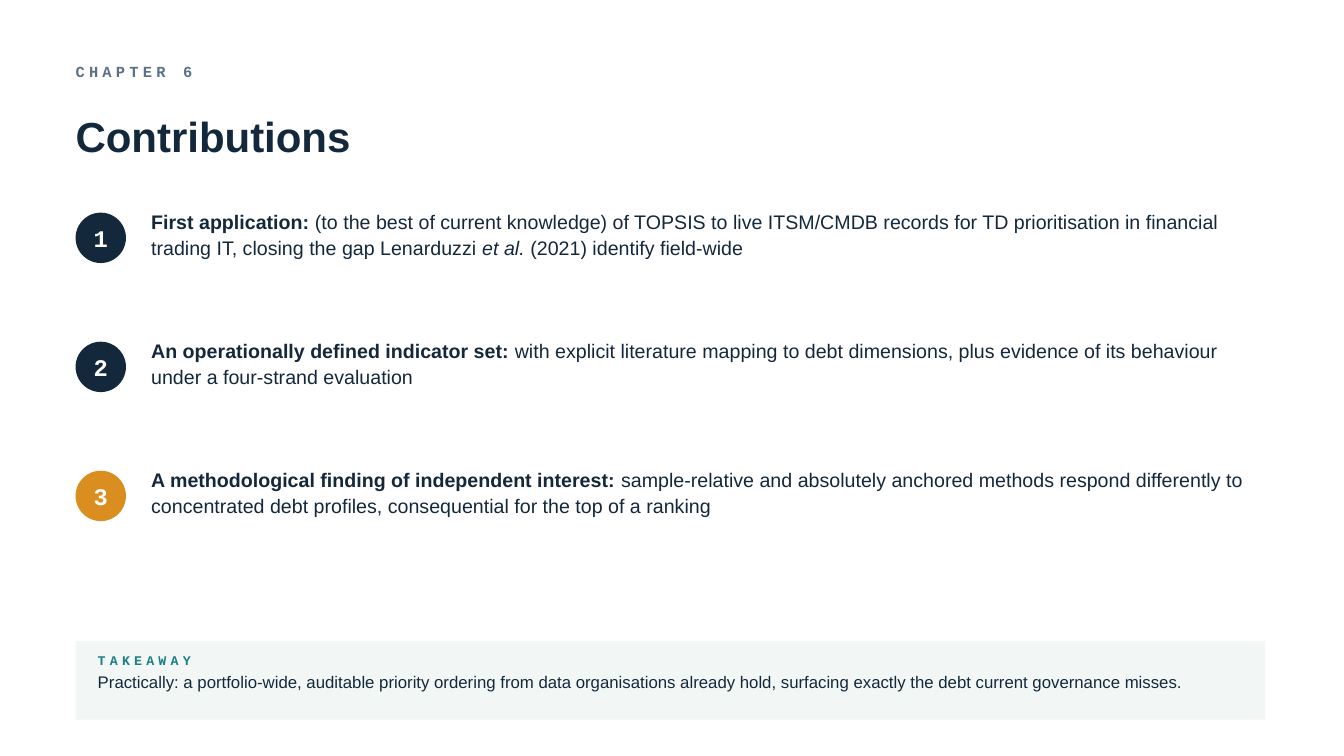
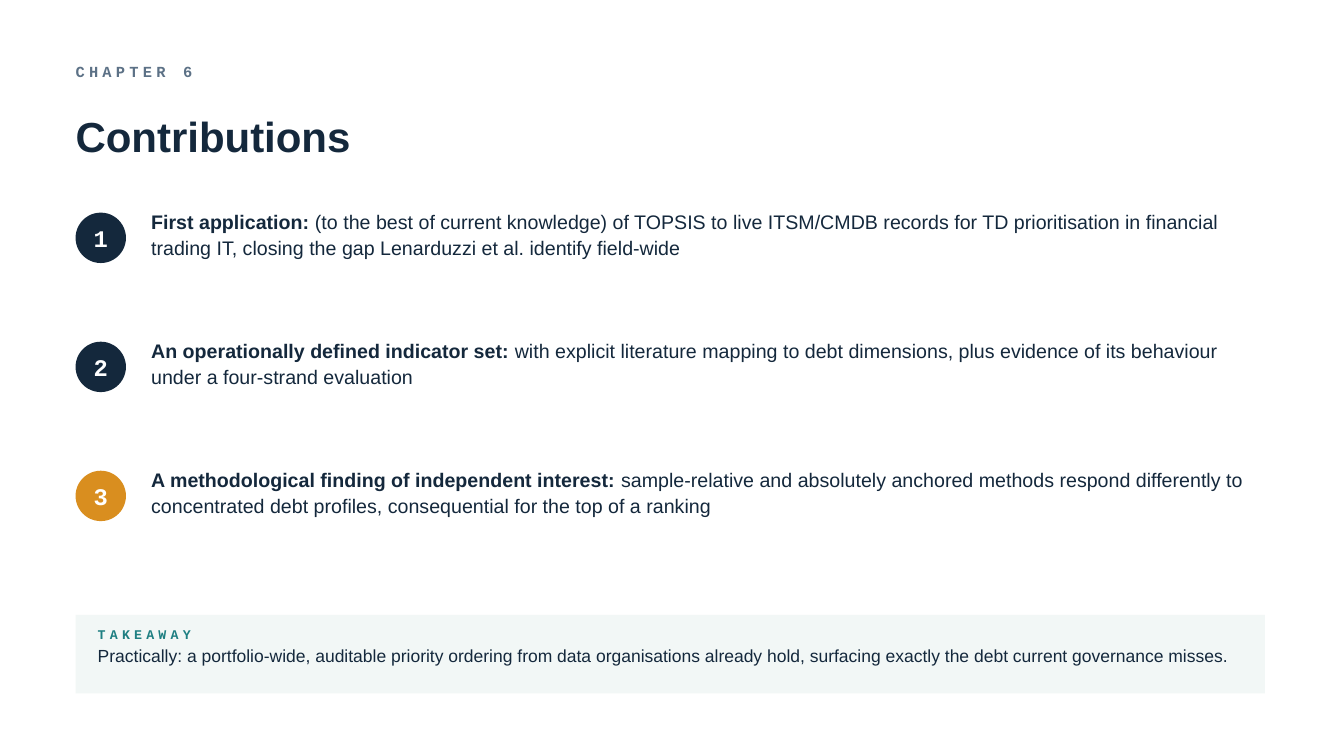
Before and after one commit to TobiZeier/MScProject, a slide deck: slide 15 of presentation/defense.pptx. Drawn at 1344x756 pixels with LibreOffice and Linux fonts; fonts in the diff are those of the drawing. Boxes give left, top, right and bottom in pixels: in the first picture for what was removed or moved away, otherwise in the second. Text is boxed around its words. In the diff, an @@ line names an element or a change of style, - is before the commit and + after.

Commit message:
revising issues with input data

```diff
--- a/presentation/defense.pptx
+++ b/presentation/defense.pptx
@@ text at (x1=151, y1=214, x2=1218, y2=259): text changed @@
-First application: (to the best of current knowledge) of TOPSIS to live ITSM/CMDB records for TD prioritisation in financial trading IT, closing the gap Lenarduzzi et al. (2021) identify field-wide
+First application: (to the best of current knowledge) of TOPSIS to live ITSM/CMDB records for TD prioritisation in financial trading IT, closing the gap Lenarduzzi et al. identify field-wide
@@ 2 texts, 1 rectangle moved together from (x1=76, y1=641, x2=1265, y2=720) to (x1=76, y1=615, x2=1265, y2=694) @@
@@ text "Practically: a portfolio-wide, auditable priority ..." at (x1=98, y1=649, x2=1227, y2=666): size 12 to 12.5 pt @@
```
Also in this commit, not shown: 14 other slides changed, 21 other files.
